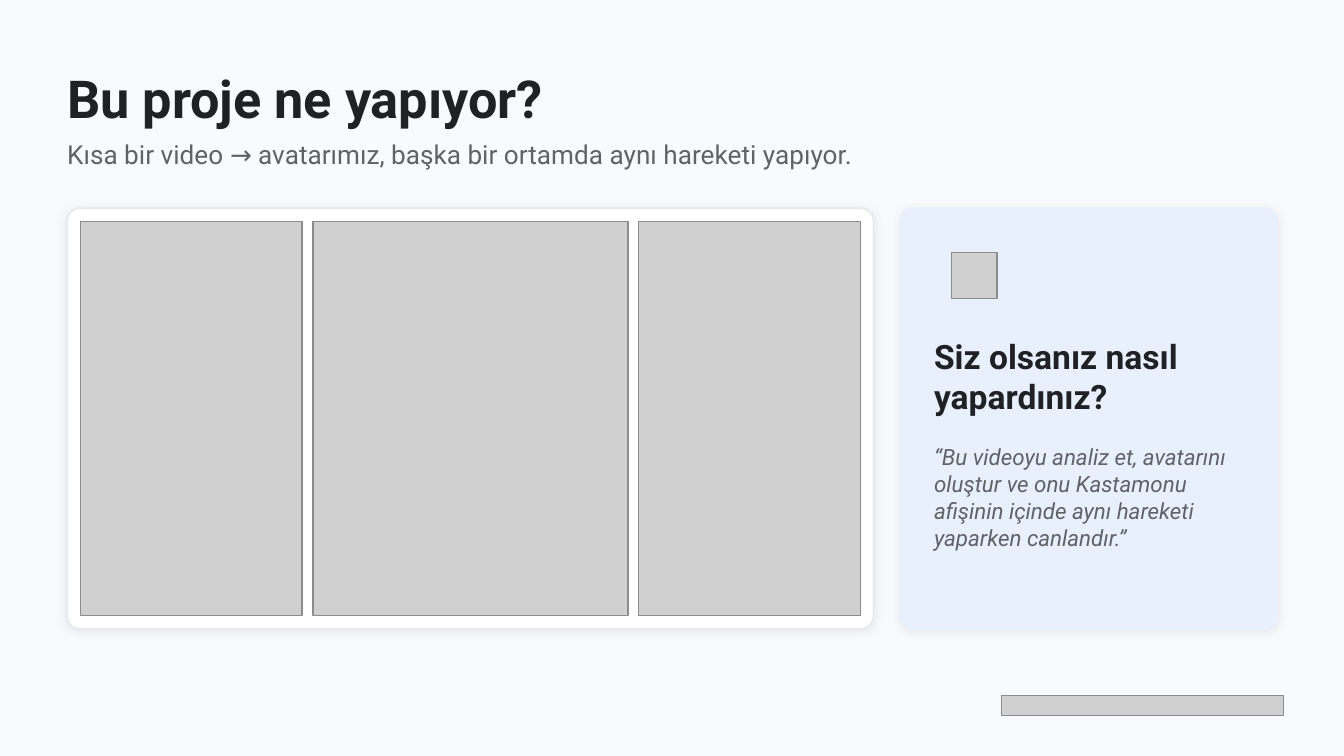
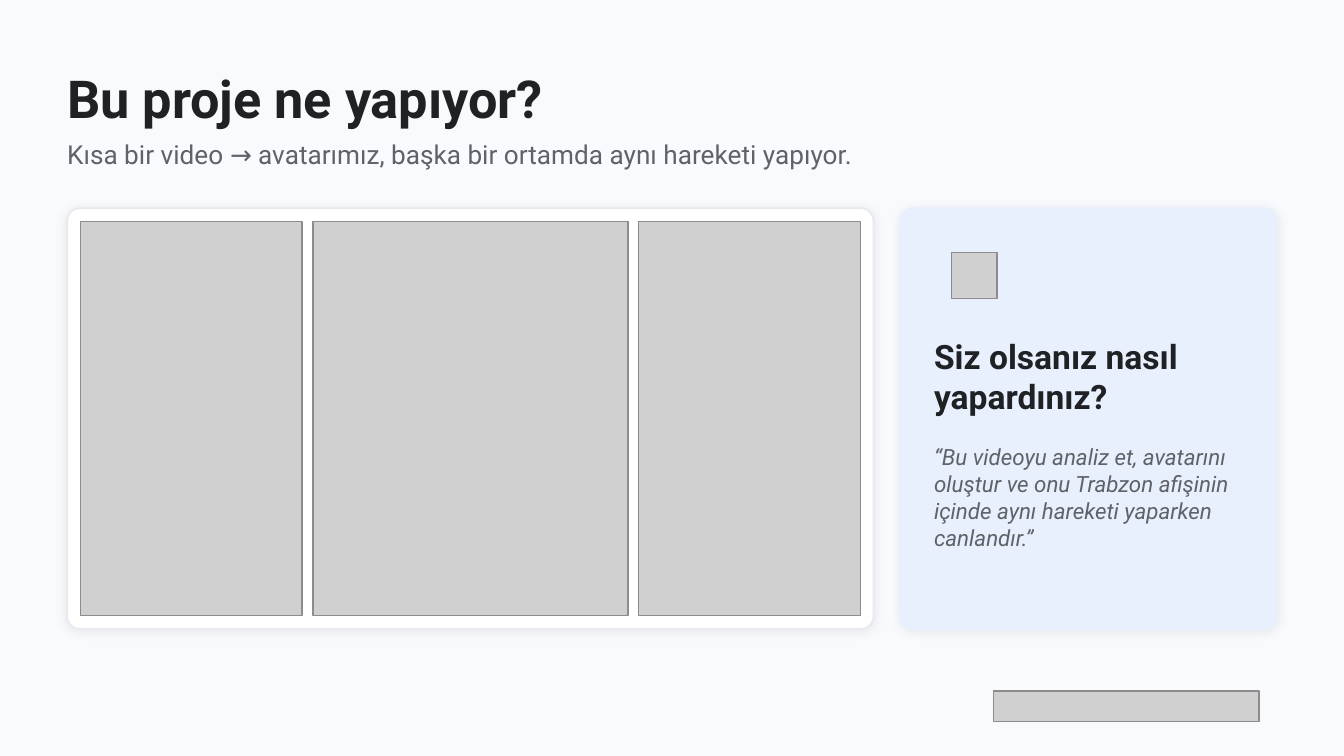
Before and after one commit to eyupece/BuildingMotionWithAi, a slide deck: slide 2 of talk/BuildingMotionWithAI.pptx. Drawn at 1344x756 pixels with LibreOffice and Linux fonts; fonts in the diff are those of the drawing; grey boxes stand for pictures. Boxes give left, top, right and bottom in pixels: in the first picture for what was removed or moved away, otherwise in the second. Text is boxed around its words. In the diff, an @@ line names an element or a change of style, - is before the commit and + after.

Commit message:
Talk: Trabzon version of the deck

```diff
--- a/talk/BuildingMotionWithAI.pptx
+++ b/talk/BuildingMotionWithAI.pptx
@@ text at bbox=[934, 448, 1228, 546]: text changed @@
-“Bu videoyu analiz et, avatarını oluştur ve onu Kastamonu afişinin içinde aynı hareketi yaparken canlandır.”
+“Bu videoyu analiz et, avatarını oluştur ve onu Trabzon afişinin içinde aynı hareketi yaparken canlandır.”
@@ picture: place and size @@
-picture at bbox=[1001, 695, 1284, 715]
+picture at bbox=[993, 691, 1258, 722]
```
Also in this commit, not shown: 17 other slides changed.
